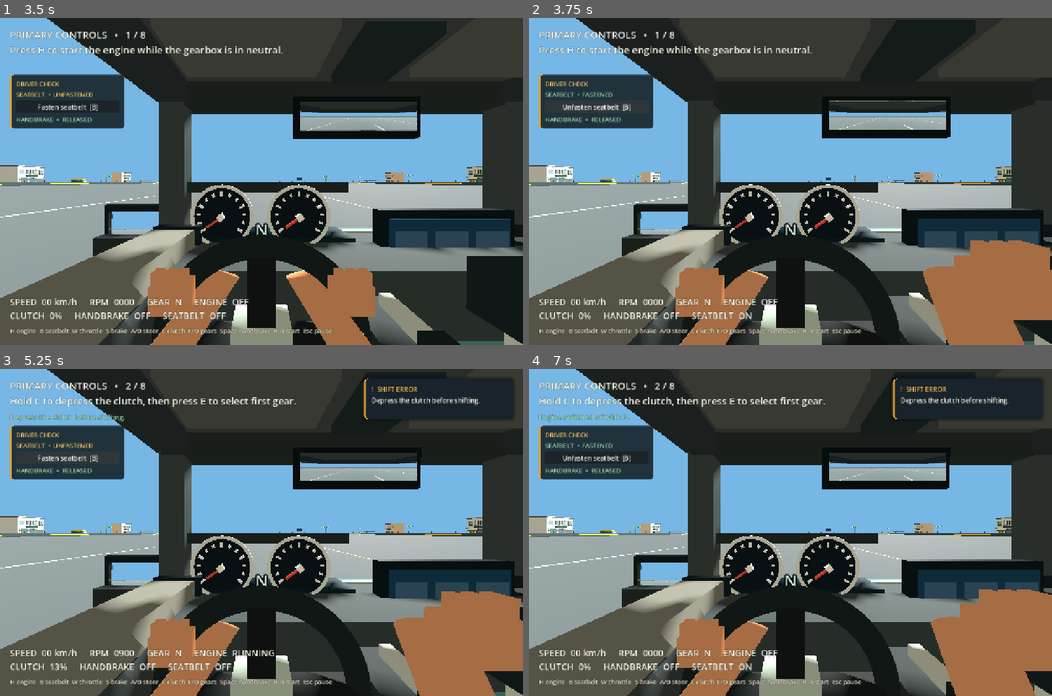
Above: before the commit, frames 1-4 (two rows, left to right).
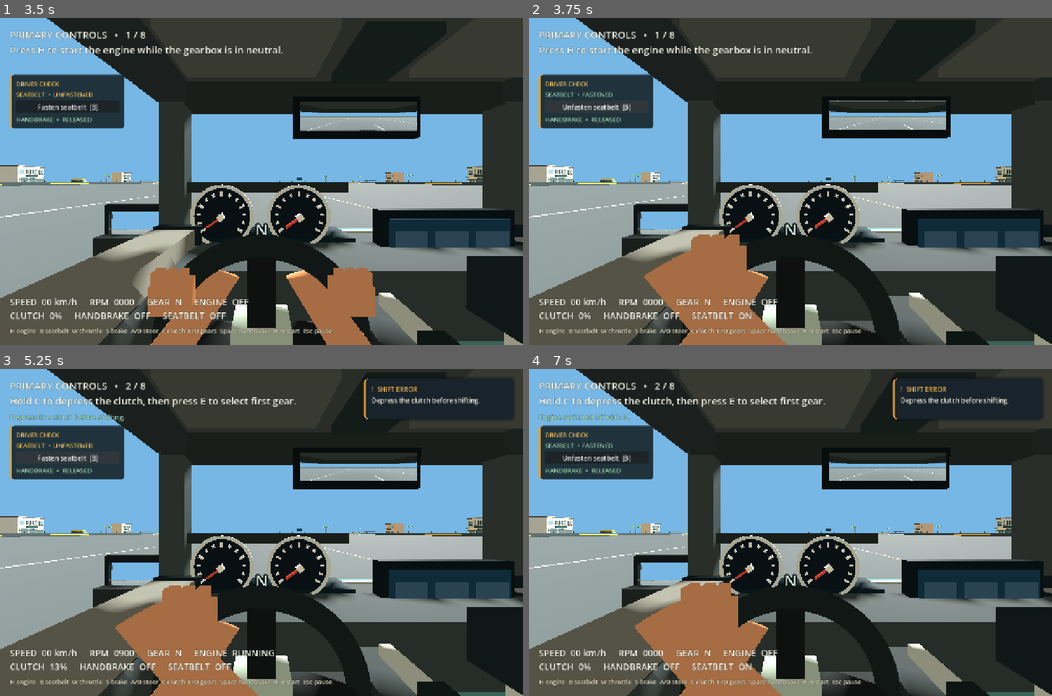
Above: after the commit, the same moments.

Repository: IamDalemark/maniubra-prototype
Game: Godot game, scene res://scenes/app.tscn
Two runs of this game, one before a commit and one after it. Both use one fixed random seed, a clock stepped at 60 frames per second and the inputs below. Sound files missing from this copy of the repository are replaced by a short silence.
Inputs (mouse positions are in pixels of both pictures, inside the frame that each line leads up to):
- Up to frame 1 (3.5 s): click "Courses" at 0.5 s; click (135, 132) at 1.27 s; click (135, 129) at 2 s; click "Start lesson" at 2.75 s
- Up to frame 2 (3.75 s): click "Fasten seatbelt [B]" at 3.5 s
- Up to frame 3 (5.25 s): tap H (drive_ignition) at 4.25 s; move the mouse to (287, 532) at 4.27 s; hold E (drive_gear_up) 4.28-5 s; hold C (drive_clutch) 4.28-5 s; click (287, 532) at 4.42 s; click "Unfasten seatbelt [B]" at 5 s
- Up to frame 4 (7 s): tap E (drive_gear_up) at 5.75 s; move the mouse to (764, 532) at 5.77 s; hold E (drive_gear_up) from 5.78 s (still down); tap H (drive_ignition) at 5.85 s; move the mouse to (800, 525) at 6.52 s; tap B (drive_seatbelt) at 6.6 s

Frame 1 is identical in both runs. In frame 2, 8.9% of the frame differs, in the area x 22-100%, y 66-100%; in frame 3, 8.9%; in frame 4, 9.1%, in the area x 20-100%, y 65-100%.

Commit message:
Reach toward left shoulder for seatbelt animation

Diff:
--- a/scripts/sedan.gd
+++ b/scripts/sedan.gd
@@ -365,7 +365,8 @@
 	if brake_reach > 0.0:
 		right_target = right_grip.lerp(handbrake_grip, brake_reach)
 	elif belt_reach > 0.0:
-		right_target = right_grip.lerp(Vector3(0.12, 1.34, -0.16), belt_reach)
+		# Reach across the chest toward the driver's left shoulder.
+		right_target = right_grip.lerp(Vector3(0.57, 1.33, -0.08), belt_reach)
 	_left_hand.position = left_grip
 	_right_hand.position = right_target
 	_left_hand.rotation.z = _steering_visual.rotation.z
--- a/tests/primary_controls_flow.gd
+++ b/tests/primary_controls_flow.gd
@@ -73,6 +73,8 @@
 	assert(car._seatbelt_hand_timer > 0.0)
 	await frames(14)
 	assert(car._right_hand.position.distance_to(right_on_wheel) > 0.06)
+	assert(car._right_hand.position.x > car._steering_visual.position.x + 0.15)
+	assert(car._right_hand.position.y > right_on_wheel.y + 0.10)
 	session._set_paused(true)
 	await process_frame
 	assert(Input.mouse_mode == Input.MOUSE_MODE_VISIBLE)
Binary file added: docs/screenshots/seatbelt_reach.png
Not shown, added: docs/screenshots/seatbelt_reach.png.import
Not shown, changed: PROTOTYPE_PLAN.md
Not shown, changed: README.md
Not shown, changed: docs/AGENT_IMPLEMENTATION.md
Not shown, changed: docs/ARCHITECTURE.md
